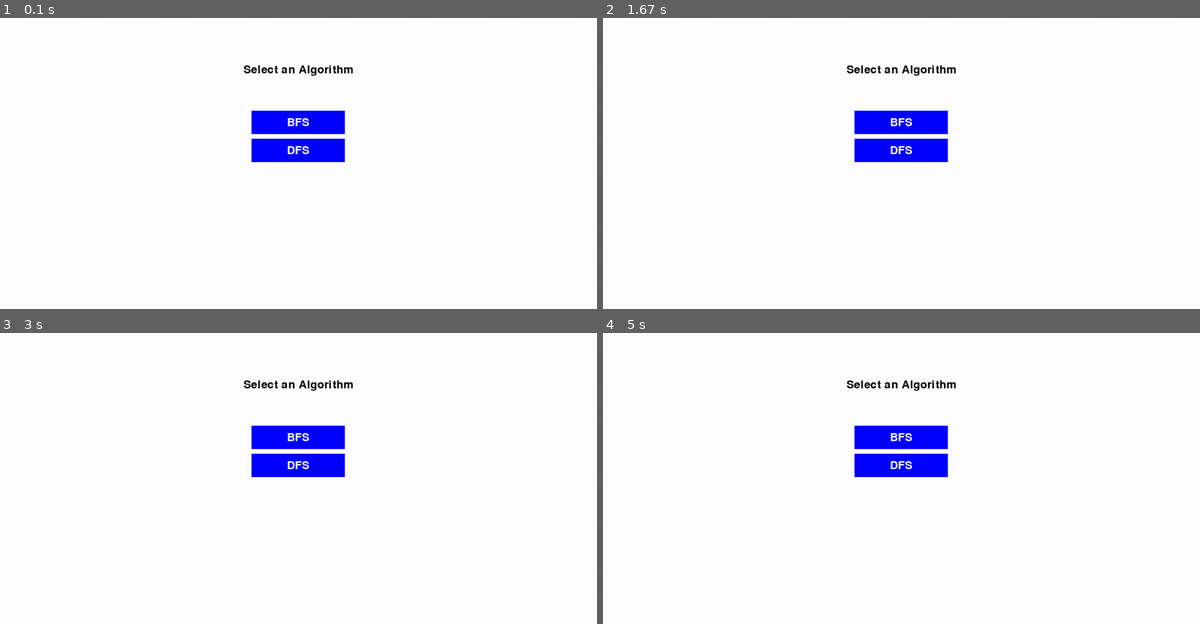
Above: before the commit, frames 1-4 (two rows, left to right).
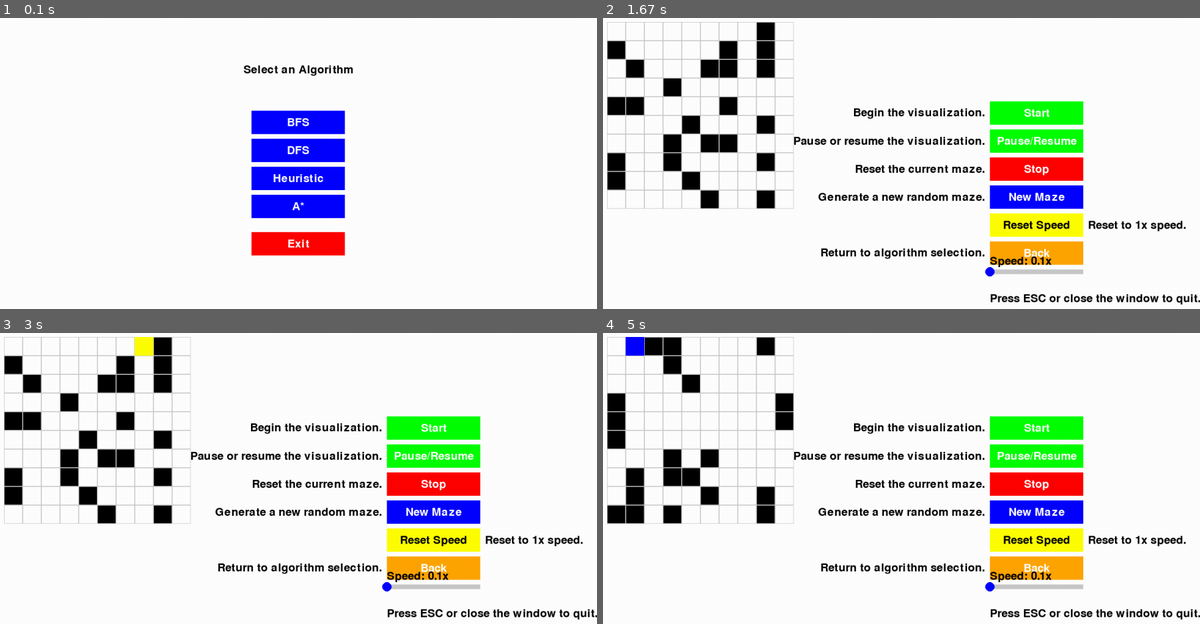
Above: after the commit, the same moments.

Repository: xvang3/Maze_AI_Algo
Game: pygame game, started from Pygame_Maze_Visualizer/main.py
The game is run twice, just before and just after one commit, with the same random seed, the same clock (stepped at 60 frames per second) and the same inputs.
Inputs (mouse positions are in pixels of both pictures, inside the frame that each line leads up to):
- Up to frame 1 (0.1 s): no input
- Up to frame 2 (1.67 s): click (877, 201) at 0.38 s; click (1038, 114) at 0.72 s, where only the run after the commit has a clickable "Start"; click (1038, 195) at 1.05 s, where only the run after the commit has a clickable "New Maze"
- Up to frame 3 (3 s): click (435, 429) at 2.38 s, where only the run after the commit has a clickable "Start"
- Up to frame 4 (5 s): click (1020, 475) at 3.22 s; click (1038, 510) at 4.05 s, where only the run after the commit has a clickable "New Maze"; click (1032, 417) at 4.88 s

The runs differ from the first frame. In frame 1, 3.8% of the frame differs, in the area x 42-58%, y 50-82%; in frame 2, 20%; in frame 3, 20%, in the area x 0-100%, y 1-99%; in frame 4, 19%.

Commit message:
Added all algorithms

Diff:
--- /dev/null
+++ b/Pygame_Maze_Visualizer/astar_solver.py
@@ -0,0 +1,57 @@
+import pygame
+from heapq import heappush, heappop
+
+def astar_with_visualization_generator(maze, start, goal, cell_size, maze_offset):
+    """A* search generator for visualization."""
+    rows, cols = maze.shape
+    open_set = []  # Priority queue for A* search
+    heappush(open_set, (0, start))  # (f-score, node)
+    g_scores = {start: 0}  # Actual cost from start to this node
+    visited = set()
+    visited.add(start)
+    parent = {}
+
+    # Visualization colors
+    blue = (0, 0, 255)  # Current node
+    yellow = (255, 255, 0)  # Visited nodes
+    green = (0, 255, 0)  # Path nodes
+
+    # Heuristic function: Manhattan distance
+    def heuristic(node, goal):
+        return abs(node[0] - goal[0]) + abs(node[1] - goal[1])
+
+    while open_set:
+        _, current = heappop(open_set)
+        x, y = current
+
+        # Yield the current node for visualization
+        yield ("process", current)
+
+        if current == goal:
+            # Reconstruct and visualize the path
+            path = []
+            while current in parent:
+                path.append(current)
+                current = parent[current]
+            path.append(start)
+            yield ("path", path[::-1])  # Reverse path for start-to-goal
+            return
+
+        # Process neighbors
+        for dx, dy in [(-1, 0), (1, 0), (0, -1), (0, 1)]:
+            nx, ny = current[0] + dx, current[1] + dy
+            if 0 <= nx < rows and 0 <= ny < cols and maze[nx, ny] == 0:
+                tentative_g_score = g_scores[current] + 1  # Increment cost by 1 for each step
+                if (nx, ny) not in g_scores or tentative_g_score < g_scores[(nx, ny)]:
+                    g_scores[(nx, ny)] = tentative_g_score
+                    f_score = tentative_g_score + heuristic((nx, ny), goal)
+                    parent[(nx, ny)] = current
+                    heappush(open_set, (f_score, (nx, ny)))
+
+                    # Mark the node as visited if not already
+                    if (nx, ny) not in visited:
+                        visited.add((nx, ny))
+                        yield ("visit", (nx, ny))  # Yield visited node
+
+    # No path found
+    yield ("no_path", None)
--- /dev/null
+++ b/Pygame_Maze_Visualizer/heuristic_solver.py
@@ -0,0 +1,50 @@
+import pygame
+from heapq import heappush, heappop
+
+def heuristic_with_visualization_generator(maze, start, goal, cell_size, maze_offset):
+    """Heuristic search generator for visualization."""
+    rows, cols = maze.shape
+    open_set = []  # Priority queue for heuristic search
+    heappush(open_set, (0, start))  # (heuristic value, node)
+    visited = set()
+    visited.add(start)
+    parent = {}
+
+    # Visualization colors
+    blue = (0, 0, 255)  # Current node
+    yellow = (255, 255, 0)  # Visited nodes
+    green = (0, 255, 0)  # Path nodes
+
+    # Heuristic function: Manhattan distance
+    def heuristic(node, goal):
+        return abs(node[0] - goal[0]) + abs(node[1] - goal[1])
+
+    while open_set:
+        _, current = heappop(open_set)
+        x, y = current
+
+        # Yield the current node for visualization
+        yield ("process", current)
+
+        if current == goal:
+            # Reconstruct and visualize the path
+            path = []
+            while current in parent:
+                path.append(current)
+                current = parent[current]
+            path.append(start)
+            yield ("path", path[::-1])  # Reverse path for start-to-goal
+            return
+
+        # Process neighbors
+        for dx, dy in [(-1, 0), (1, 0), (0, -1), (0, 1)]:
+            nx, ny = current[0] + dx, current[1] + dy
+            if 0 <= nx < rows and 0 <= ny < cols and (nx, ny) not in visited and maze[nx, ny] == 0:
+                visited.add((nx, ny))
+                parent[(nx, ny)] = current
+                h_value = heuristic((nx, ny), goal)
+                heappush(open_set, (h_value, (nx, ny)))
+                yield ("visit", (nx, ny))  # Yield visited node
+
+    # No path found
+    yield ("no_path", None)
--- a/Pygame_Maze_Visualizer/main.py
+++ b/Pygame_Maze_Visualizer/main.py
@@ -2,16 +2,21 @@
 from maze_generator import generate_random_maze_with_solution
 from bfs_solver import bfs_with_visualization_generator
 from dfs_solver import dfs_with_visualization_generator
+from heuristic_solver import heuristic_with_visualization_generator
+from astar_solver import astar_with_visualization_generator
 from controls import draw_controls, init_controls
 from settings import SCREEN_WIDTH, SCREEN_HEIGHT, CELL_SIZE, INITIAL_DELAY
 
 def select_algorithm(screen, font):
     """Display a selection menu for algorithms and return the selected one."""
-    algorithms = ["BFS", "DFS"]
+    algorithms = ["BFS", "DFS", "Heuristic", "A*"]
     buttons = []
     for i, algo in enumerate(algorithms):
         button = pygame.Rect(SCREEN_WIDTH // 2 - 100, 200 + i * 60, 200, 50)
         buttons.append((button, algo))
+
+    # Add Exit button
+    exit_button = pygame.Rect(SCREEN_WIDTH // 2 - 100, 200 + len(algorithms) * 60 + 20, 200, 50)
 
     selected = None
     while selected is None:
@@ -19,23 +24,39 @@
         title = font.render("Select an Algorithm", True, (0, 0, 0))
         screen.blit(title, (SCREEN_WIDTH // 2 - title.get_width() // 2, 100))
 
+        # Draw algorithm buttons
         for button, algo in buttons:
             pygame.draw.rect(screen, (0, 0, 255), button)
             text = font.render(algo, True, (255, 255, 255))
             text_rect = text.get_rect(center=button.center)
             screen.blit(text, text_rect)
 
+        # Draw Exit button
+        pygame.draw.rect(screen, (255, 0, 0), exit_button)
+        exit_text = font.render("Exit", True, (255, 255, 255))
+        exit_text_rect = exit_text.get_rect(center=exit_button.center)
+        screen.blit(exit_text, exit_text_rect)
+
+        # Handle events
         for event in pygame.event.get():
             if event.type == pygame.QUIT:
+                pygame.quit()
+                exit()
+            if event.type == pygame.KEYDOWN and event.key == pygame.K_ESCAPE:
                 pygame.quit()
                 exit()
             if event.type == pygame.MOUSEBUTTONDOWN:
                 for button, algo in buttons:
                     if button.collidepoint(event.pos):
                         selected = algo
+                if exit_button.collidepoint(event.pos):
+                    pygame.quit()
+                    exit()
 
         pygame.display.flip()
+
     return selected
+
 
 def main():
     pygame.init()
@@ -72,6 +93,12 @@
                 return bfs_with_visualization_generator(state["maze"], (0, 0), (rows - 1, cols - 1), CELL_SIZE, maze_offset)
             elif state["algorithm"] == "DFS":
                 return dfs_with_visualization_generator(state["maze"], (0, 0), (rows - 1, cols - 1), CELL_SIZE, maze_offset)
+            elif state["algorithm"] == "Heuristic":
+                return heuristic_with_visualization_generator(state["maze"], (0, 0), (rows - 1, cols - 1), CELL_SIZE, maze_offset)
+            elif state["algorithm"] == "A*":
+                return astar_with_visualization_generator(state["maze"], (0, 0), (rows - 1, cols - 1), CELL_SIZE, maze_offset)
+
+
 
         state["create_generator"] = create_generator
         state["algorithm_generator"] = create_generator()
